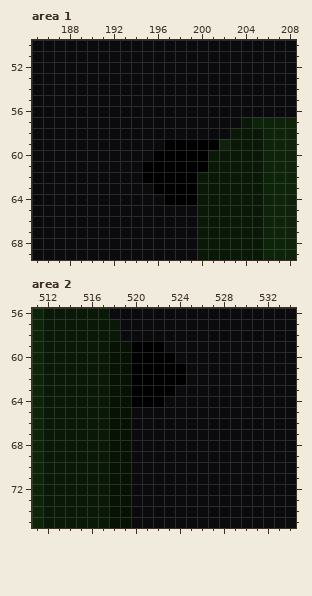
Two states of a pixel-art file, assets/backdrop-2.aseprite. Above is the file before it was changed.
1024x512 pixels, 1 frame. Colours within 5 levels of each other are drawn and written as one. Shown: area 1: x 185..208, y 50..69; area 2: x 511..534, y 56..75. The commit also changed other parts of the picture, which this record leaves out.
Now the later version:
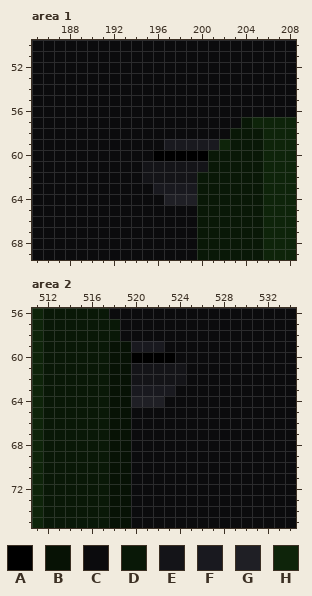
Palette (. is transparent): A #000000  B #071205  C #0b0b0d  D #091807  E #141418  F #19191f  G #1f1f25  H #0e240a
The exact change:
{"where": "area 1, layer \"Window/highlights\""}
{"y":59,"x":197,"old":"AAAAA","new":"FFFFF"}
{"y":61,"x":195,"old":"AAAAAA","new":"EEEEEE"}
{"y":62,"x":195,"old":"AAAAA","new":"EEEEE"}
{"y":63,"x":196,"old":"AAAA","new":"FFFF"}
{"y":64,"x":197,"old":"AAA","new":"GGG"}
{"where": "area 2, layer \"Window/highlights\""}
{"y":59,"x":520,"old":"AAA","new":"FFF"}
{"y":61,"x":520,"old":"AAAAA","new":"EEEEE"}
{"y":62,"x":520,"old":"AAAAA","new":"EEEEE"}
{"y":63,"x":520,"old":"AAAA","new":"FFFF"}
{"y":64,"x":520,"old":"AAA","new":"GGG"}
{"label":"changed","picture_box":[142,139,219,205]}
{"label":"changed","picture_box":[131,341,186,407]}
